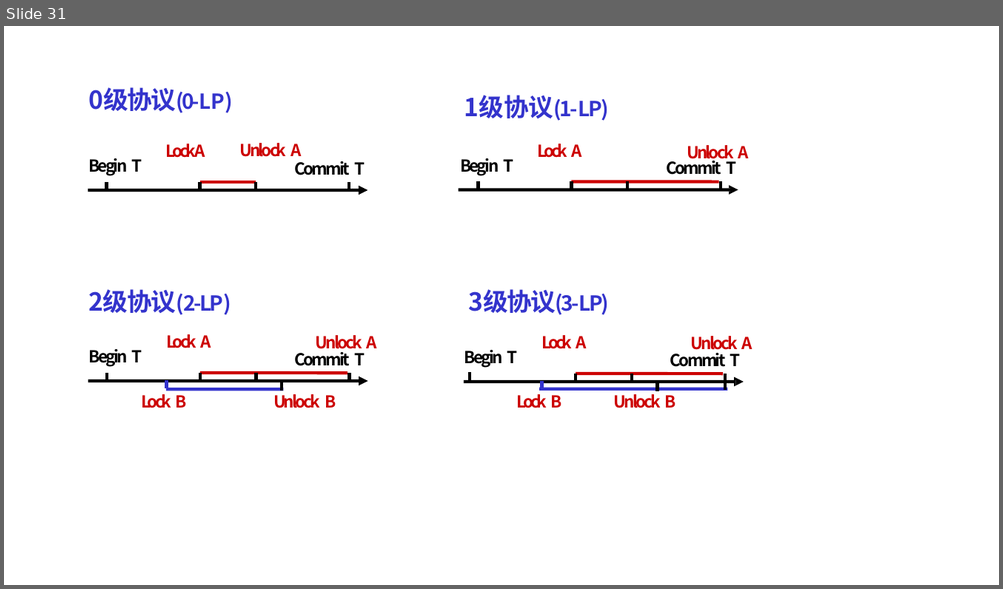
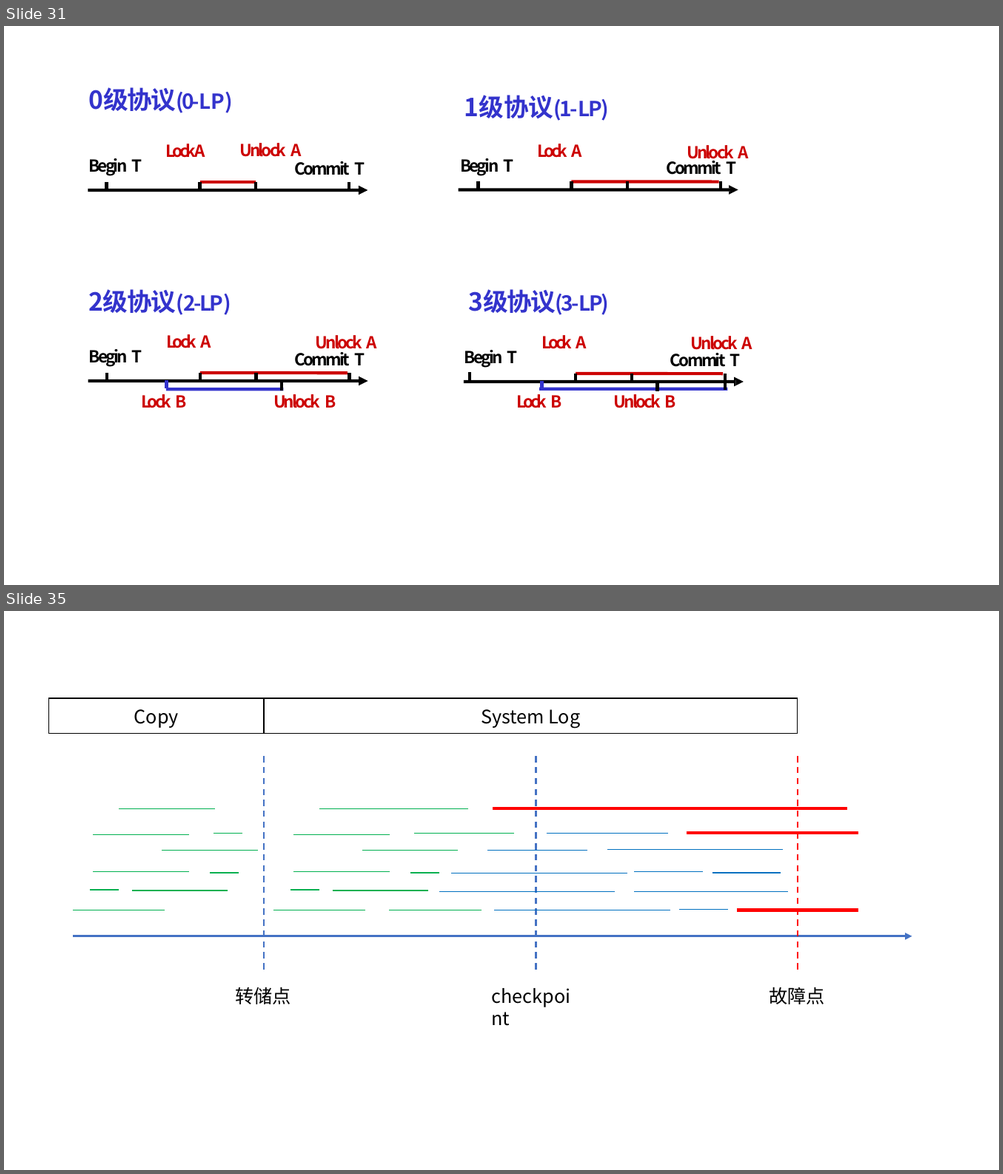
Before and after one commit to guofei9987/a, a slide deck: computer/database/database.pptx. Shown one above the other, each under a label of ours: slide 31 before the commit, slides 31 and 35 after it; the slides between them are not shown. The pictures are 1003x589 and 1003x1174 pixels, drawn with LibreOffice and Linux fonts; fonts in the diff are those of the drawing. Boxes give left, top, right and bottom in pixels: in the first picture for what was removed or moved away, otherwise in the second. Text is boxed around its words. In the diff, an @@ line names an element or a change of style, - is before the commit and + after.

```diff
--- a/computer/database/database.pptx
+++ b/computer/database/database.pptx
@@ slide 35 added at [4,611,999,1170], background #FFFFFF @@
@@ group added at [48,698,912,1011]: 35 lines, 3 texts, 2 rectangles, 1 arrow @@
+转储点
+checkpoint
+故障点
+Copy
+System Log
```
Also in this commit, not shown: 1 slide changed, 5 other slides added, 5 other files.
